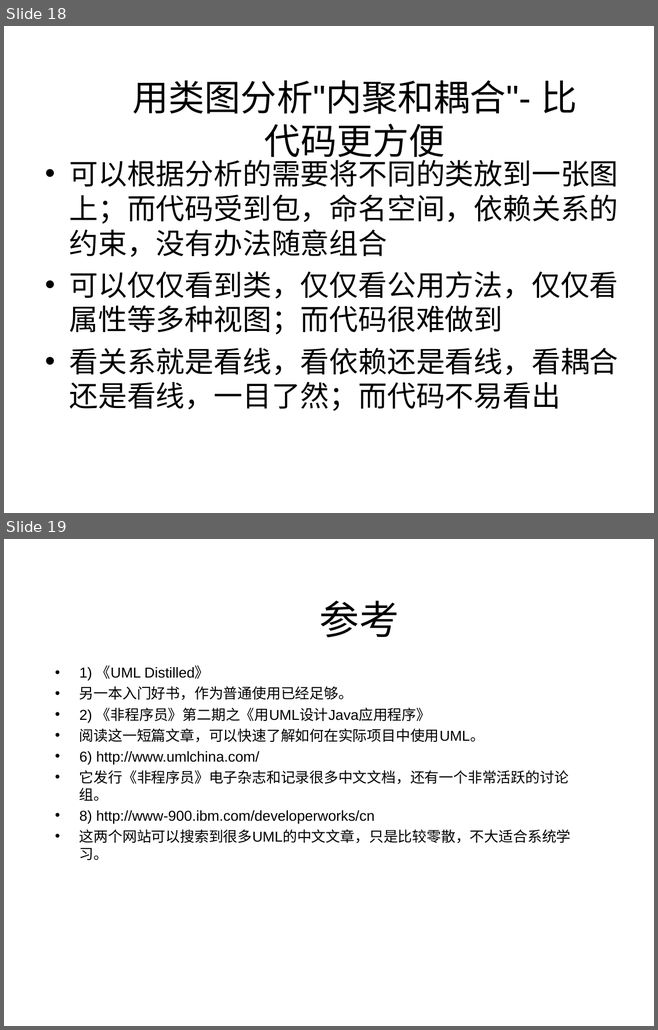
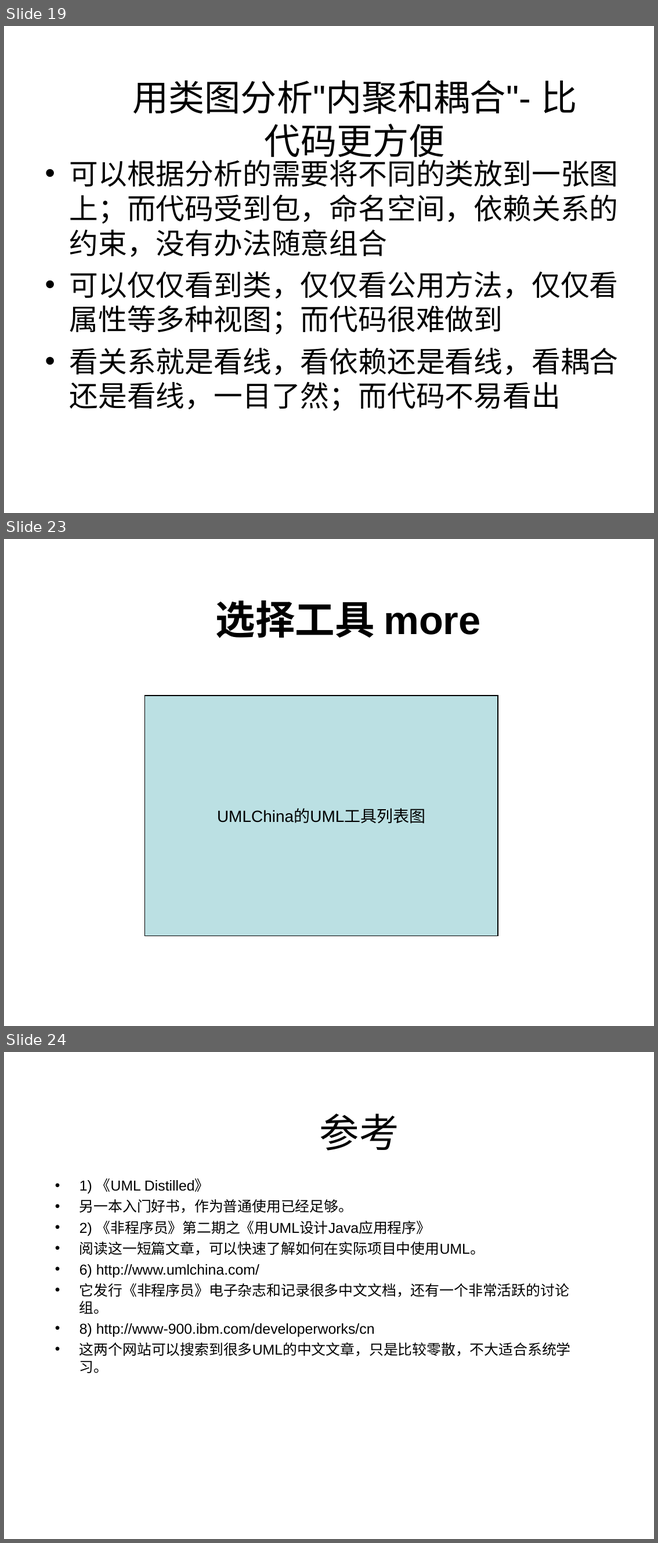
Before and after one commit to 1000copy/delpy, a slide deck: docs/1021project/UML理论和实践.ppt. Shown one above the other, each under a label of ours: slides 18 and 19 before the commit, slides 19, 23 and 24 after it; the slides between them are not shown. The pictures are 658x1030 and 658x1543 pixels, drawn with LibreOffice and Linux fonts; fonts in the diff are those of the drawing; background and template pictures are left out. Boxes give left, top, right and bottom in pixels: in the first picture for what was removed or moved away, otherwise in the second. Text is boxed around its words. In the diff, an @@ line names an element or a change of style, - is before the commit and + after.

```diff
--- a/docs/1021project/UML理论和实践.ppt
+++ b/docs/1021project/UML理论和实践.ppt
@@ slide 23 added at <box>4,539,654,1026</box>, background #FFFFFF @@
@@ text added at <box>216,600,480,638</box>, 44 pt, text #000000, bold @@
+选择工具 more
@@ rectangle added at <box>144,696,497,936</box>, fill #BBE0E3, outline #000000 0.74 pt, 18 pt, text #000000 @@
+UMLChina的UML工具列表图
@@ what was slide 18 is now slide 19 @@
@@ what was slide 19 is now slide 24 @@
```
Also in this commit, not shown: 5 slides changed, 6 other slides added, 2 slides removed.
